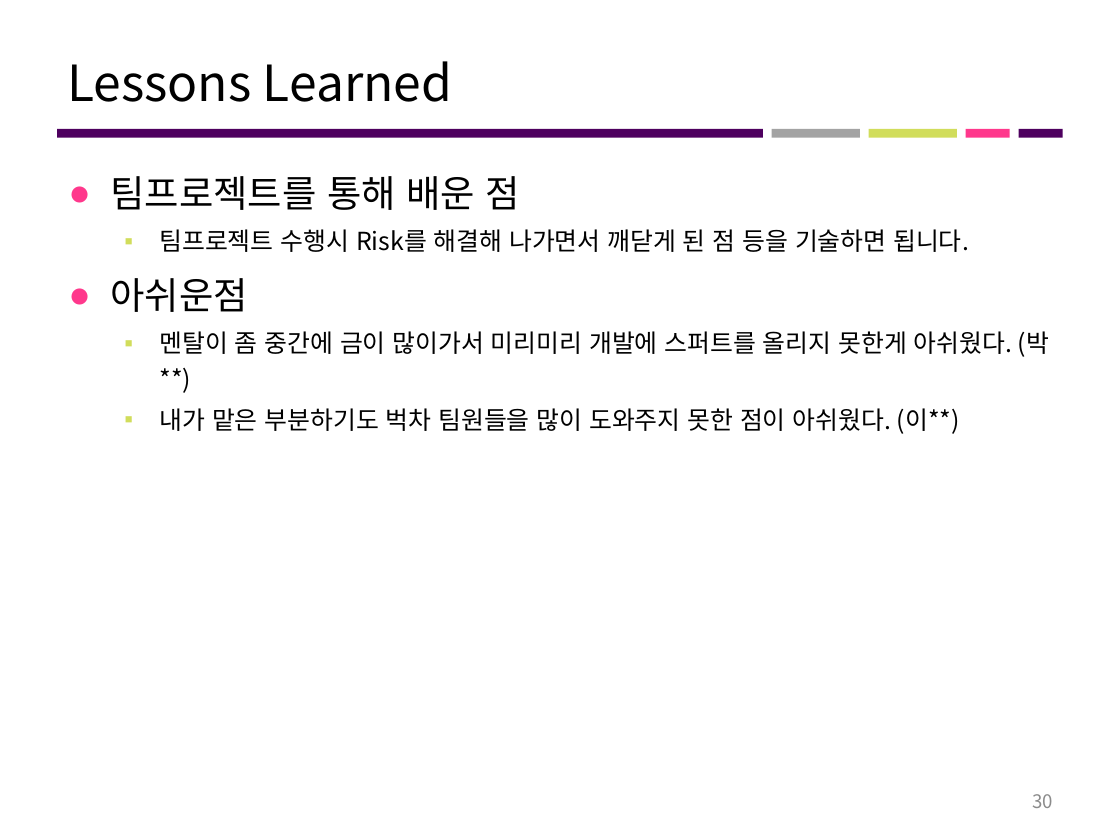
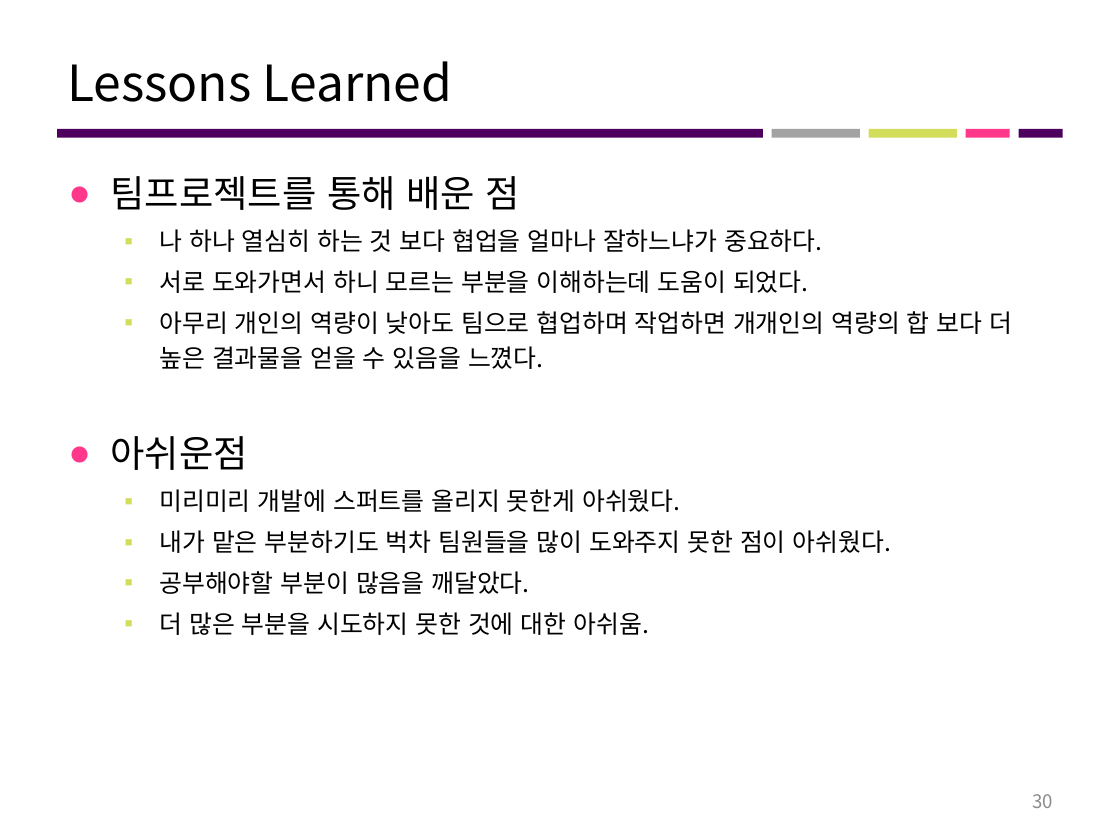
Before and after one commit to majung2/pumasi, a slide deck: slide 30 of 최종 산출물/1_1_프로젝트 최종결과보고서_쇼핑지름길.pptx. Drawn at 1120x840 pixels with LibreOffice and Linux fonts; fonts in the diff are those of the drawing. Boxes give left, top, right and bottom in pixels: in the first picture for what was removed or moved away, otherwise in the second. Text is boxed around its words. In the diff, an @@ line names an element or a change of style, - is before the commit and + after.

```diff
--- a/최종 산출물/1_1_프로젝트 최종결과보고서_쇼핑지름길.pptx
+++ b/최종 산출물/1_1_프로젝트 최종결과보고서_쇼핑지름길.pptx
@@ text at [159, 229, 1012, 369]: text changed @@
-  ▪ 팀프로젝트 수행시 Risk를 해결해 나가면서 깨닫게 된 점 등을 기술하면 됩니다.
+  ▪ 나 하나 열심히 하는 것 보다 협업을 얼마나 잘하느냐가 중요하다.
+  ▪ 서로 도와가면서 하니 모르는 부분을 이해하는데 도움이 되었다.
+  ▪ 아무리 개인의 역량이 낮아도 팀으로 협업하며 작업하면 개개인의 역량의 합 보다 더 높은 결과물을 얻을 수 있음을 느꼈다.
@@ text at [159, 489, 892, 635]: text changed @@
-  ▪ 멘탈이 좀 중간에 금이 많이가서 미리미리 개발에 스퍼트를 올리지 못한게 아쉬웠다. (박**)
-  ▪ 내가 맡은 부분하기도 벅차 팀원들을 많이 도와주지 못한 점이 아쉬웠다. (이**)
+  ▪ 미리미리 개발에 스퍼트를 올리지 못한게 아쉬웠다.
+  ▪ 내가 맡은 부분하기도 벅차 팀원들을 많이 도와주지 못한 점이 아쉬웠다.
+  ▪ 공부해야할 부분이 많음을 깨달았다.
+  ▪ 더 많은 부분을 시도하지 못한 것에 대한 아쉬움.
```
Also in this commit, not shown: 1 other slide changed.
